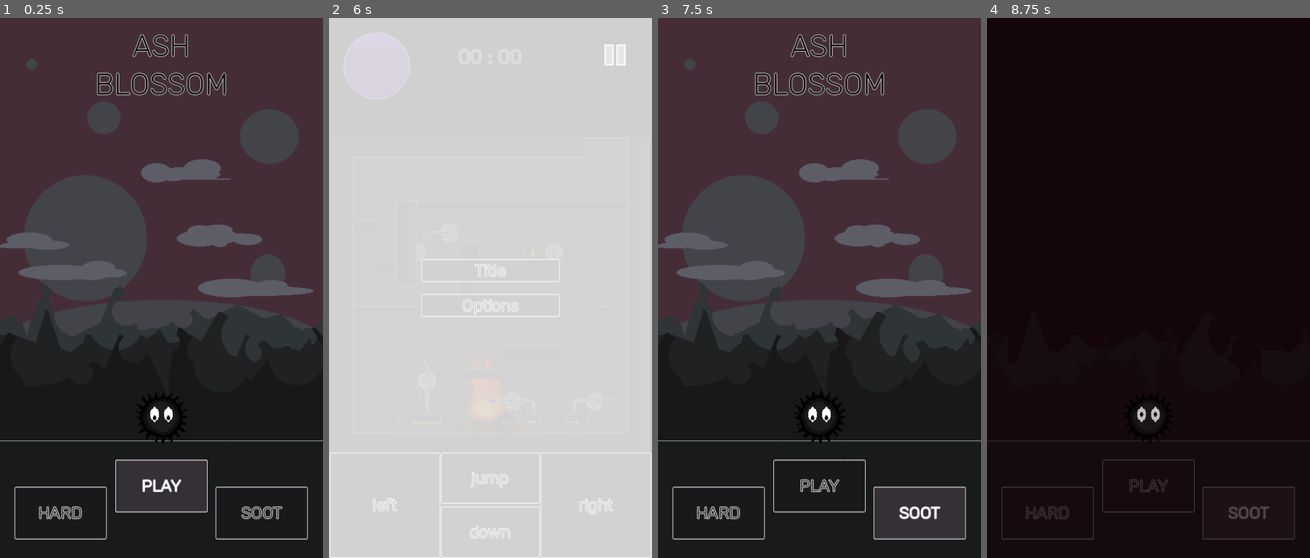
Above: before the commit, frames 1-4 (left to right).
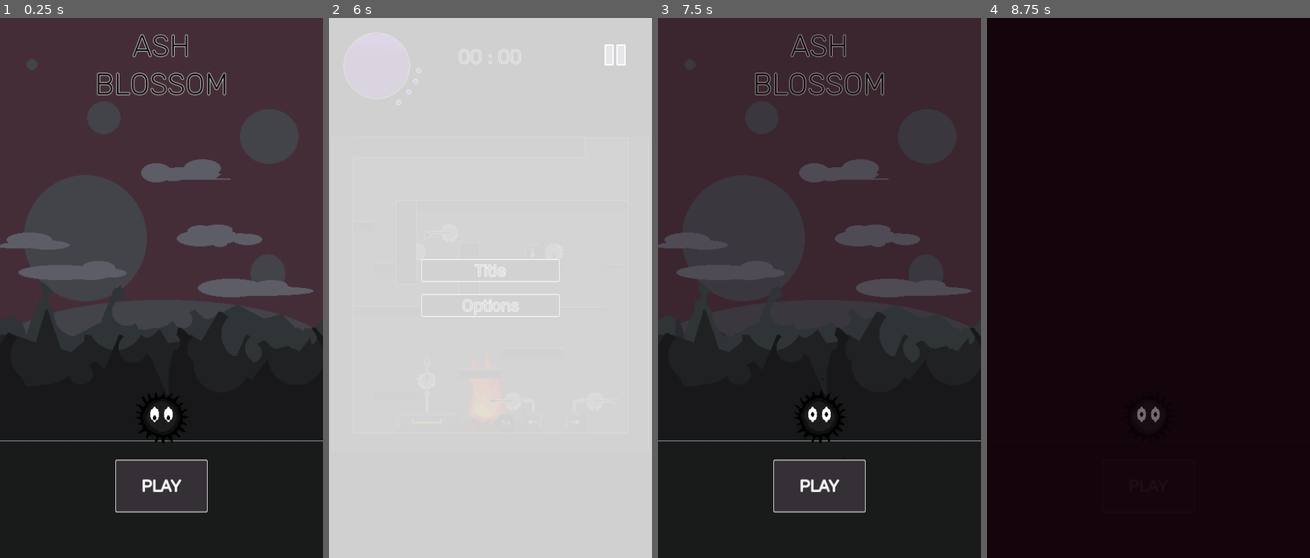
Above: after the commit, the same moments.

Repository: Arctia/42-GameJam
Game: Godot game, scene res://src/UI/title_screen.tscn
The game is run twice, just before and just after one commit, with the same random seed, the same clock (stepped at 60 frames per second) and the same inputs. Sound files missing from this copy of the repository are replaced by a short silence.
Inputs (mouse positions are in pixels of both pictures, inside the frame that each line leads up to):
- Up to frame 1 (0.25 s): no input
- Up to frame 2 (6 s): click "HARD" (after the commit: "PLAY") at 0.5 s; click "SOOT" (after the commit: "PLAY") at 1.25 s; click "PLAY" at 2 s; click "PLAY" at 2.75 s; click "skip" at 3.5 s; click "skip" at 4.25 s; hold Right (move_right) 5.03-5.75 s; hold Down (duck) 5.03-5.75 s; tap Space (jump) at 5.27 s; click (616, 55) at 5.75 s
- Up to frame 3 (7.5 s): click "Title" at 6.5 s; tap Enter at 7.25 s; hold Right (move_right) from 7.28 s (still down); tap Down (duck) at 7.35 s
- Up to frame 4 (8.75 s): tap Space (jump) at 7.52 s; release Right (move_right) at 8.03 s; hold A (move_left) from 8.03 s (still down); hold Down (duck) from 8.03 s (still down)

The runs differ from the first frame. In frame 1, 0.9% of the frame differs, in the area x 4-96%, y 86-97%; in frame 2, 0.8%; in frame 3, 6.1%, in the area x 4-96%, y 3-97%; in frame 4, 1.2%.

Commit message:
Savedata addition; some minor fixes

Diff:
--- a/HUD/hud.gd
+++ b/HUD/hud.gd
@@ -38,3 +38,6 @@
 
 func get_time():
 	return $TimerValue.text
+
+func get_time_secs() -> int:
+	return int($TimerValue.time)
--- a/src/UI/game_screen.gd
+++ b/src/UI/game_screen.gd
@@ -88,6 +88,7 @@
 
 func _move_game() -> void:
 	timestamp_endgame = HUD.get_time()
+	Game._beat_game_record(HUD.get_time_secs())
 	var tween = self.create_tween()
 	tween.tween_property(%Game, "position:x", %Game.position.x - 530, 1.8)
 	tween.set_ease(Tween.EASE_IN)
--- a/src/UI/game_screen.tscn
+++ b/src/UI/game_screen.tscn
@@ -17,6 +17,70 @@
 [ext_resource type="AudioStream" uid="uid://4vbdioniftte" path="res://sounds/sfx/jump.wav" id="13_vr5ji"]
 [ext_resource type="AudioStream" uid="uid://dhqcecgpou4oe" path="res://sounds/sfx/hurt.wav" id="14_8mjyg"]
 
+[sub_resource type="Animation" id="Animation_4tu3b"]
+resource_name = "GameOver"
+length = 4.0
+tracks/0/type = "value"
+tracks/0/imported = false
+tracks/0/enabled = true
+tracks/0/path = NodePath("GameOverRect:color")
+tracks/0/interp = 1
+tracks/0/loop_wrap = true
+tracks/0/keys = {
+"times": PackedFloat32Array(0, 2.5),
+"transitions": PackedFloat32Array(1, 1),
+"update": 0,
+"values": [Color(0, 0, 0, 0), Color(0.0784314, 0.0156863, 0.0470588, 1)]
+}
+tracks/1/type = "value"
+tracks/1/imported = false
+tracks/1/enabled = true
+tracks/1/path = NodePath("GameOverRect:visible")
+tracks/1/interp = 1
+tracks/1/loop_wrap = true
+tracks/1/keys = {
+"times": PackedFloat32Array(0.1),
+"transitions": PackedFloat32Array(1),
+"update": 1,
+"values": [true]
+}
+tracks/2/type = "value"
+tracks/2/imported = false
+tracks/2/enabled = true
+tracks/2/path = NodePath("HUD/LIFE:visible")
+tracks/2/interp = 1
+tracks/2/loop_wrap = true
+tracks/2/keys = {
+"times": PackedFloat32Array(0.1),
+"transitions": PackedFloat32Array(1),
+"update": 1,
+"values": [false]
+}
+tracks/3/type = "value"
+tracks/3/imported = false
+tracks/3/enabled = true
+tracks/3/path = NodePath("AudioStreamPlayer:volume_db")
+tracks/3/interp = 1
+tracks/3/loop_wrap = true
+tracks/3/keys = {
+"times": PackedFloat32Array(0, 2.5),
+"transitions": PackedFloat32Array(1, 1),
+"update": 0,
+"values": [0.0, -30.0]
+}
+tracks/4/type = "value"
+tracks/4/imported = false
+tracks/4/enabled = true
+tracks/4/path = NodePath("Node/fire:volume_db")
+tracks/4/interp = 1
+tracks/4/loop_wrap = true
+tracks/4/keys = {
+"times": PackedFloat32Array(0, 2.5),
+"transitions": PackedFloat32Array(1, 1),
+"update": 0,
+"values": [-3.0, -30.0]
+}
+
 [sub_resource type="Animation" id="Animation_fw3uj"]
 length = 0.001
 tracks/0/type = "value"
@@ -290,70 +354,6 @@
 "transitions": PackedFloat32Array(1),
 "update": 1,
 "values": [true]
-}
-
-[sub_resource type="Animation" id="Animation_4tu3b"]
-resource_name = "GameOver"
-length = 4.0
-tracks/0/type = "value"
-tracks/0/imported = false
-tracks/0/enabled = true
-tracks/0/path = NodePath("GameOverRect:color")
-tracks/0/interp = 1
-tracks/0/loop_wrap = true
-tracks/0/keys = {
-"times": PackedFloat32Array(0, 2.5),
-"transitions": PackedFloat32Array(1, 1),
-"update": 0,
-"values": [Color(0, 0, 0, 0), Color(0.0784314, 0.0156863, 0.0470588, 1)]
-}
-tracks/1/type = "value"
-tracks/1/imported = false
-tracks/1/enabled = true
-tracks/1/path = NodePath("GameOverRect:visible")
-tracks/1/interp = 1
-tracks/1/loop_wrap = true
-tracks/1/keys = {
-"times": PackedFloat32Array(0.1),
-"transitions": PackedFloat32Array(1),
-"update": 1,
-"values": [true]
-}
-tracks/2/type = "value"
-tracks/2/imported = false
-tracks/2/enabled = true
-tracks/2/path = NodePath("HUD/LIFE:visible")
-tracks/2/interp = 1
-tracks/2/loop_wrap = true
-tracks/2/keys = {
-"times": PackedFloat32Array(0.1),
-"transitions": PackedFloat32Array(1),
-"update": 1,
-"values": [false]
-}
-tracks/3/type = "value"
-tracks/3/imported = false
-tracks/3/enabled = true
-tracks/3/path = NodePath("AudioStreamPlayer:volume_db")
-tracks/3/interp = 1
-tracks/3/loop_wrap = true
-tracks/3/keys = {
-"times": PackedFloat32Array(0, 2.5),
-"transitions": PackedFloat32Array(1, 1),
-"update": 0,
-"values": [0.0, -30.0]
-}
-tracks/4/type = "value"
-tracks/4/imported = false
-tracks/4/enabled = true
-tracks/4/path = NodePath("Node/fire:volume_db")
-tracks/4/interp = 1
-tracks/4/loop_wrap = true
-tracks/4/keys = {
-"times": PackedFloat32Array(0, 2.5),
-"transitions": PackedFloat32Array(1, 1),
-"update": 0,
-"values": [-3.0, -30.0]
 }
 
 [sub_resource type="AnimationLibrary" id="AnimationLibrary_0yilx"]
@@ -539,6 +539,9 @@
 unique_name_in_owner = true
 layout_mode = 1
 
+[node name="gamebuttons" parent="HUD" index="6"]
+visible = false
+
 [node name="Node" type="Node" parent="."]
 process_mode = 3
 
--- a/src/UI/title_screen.gd
+++ b/src/UI/title_screen.gd
@@ -2,13 +2,19 @@
 
 func _ready():
 	$CenterContainer/btn_start_game.grab_focus()
+	_set_modes(Game.get_unlocks())
 
 func _start_game(mode:int=0):
-	if mode == 1: Game.hard_mode = true
-	elif mode == 2: Game.god_mode = true
+	if mode == 0: Game.hard_mode = false; Game.god_mode = false
+	if mode == 1: Game.hard_mode = true; Game.god_mode = false
+	elif mode == 2: Game.hard_mode = false; Game.god_mode = true
 	$AnimationPlayer.play("flashing")
 	$Node2D/ash/AnimationPlayer.play("LookAtMe")
 #	$Node2D/ash/AnimationPlayer.seek(0.3)
 
 func _on_animation_player_animation_finished(_anim_name):
 	get_tree().change_scene_to_file("res://src/UI/prologue.tscn")
+
+func _set_modes(modes:int=0):
+	if modes > 1: $CenterContainer3/btn_soot_game.visible = true
+	if modes > 0: $CenterContainer2/btn_hard_game.visible = true
--- a/src/UI/title_screen.tscn
+++ b/src/UI/title_screen.tscn
@@ -254,8 +254,9 @@
 grow_horizontal = 2
 grow_vertical = 0
 
-[node name="btn_start_game" type="Button" parent="CenterContainer2"]
+[node name="btn_hard_game" type="Button" parent="CenterContainer2"]
 process_mode = 3
+visible = false
 custom_minimum_size = Vector2(120, 80)
 layout_mode = 2
 text = "HARD"
@@ -273,8 +274,9 @@
 grow_horizontal = 2
 grow_vertical = 0
 
-[node name="btn_start_game" type="Button" parent="CenterContainer3"]
+[node name="btn_soot_game" type="Button" parent="CenterContainer3"]
 process_mode = 3
+visible = false
 custom_minimum_size = Vector2(120, 80)
 layout_mode = 2
 text = "SOOT"
@@ -353,7 +355,7 @@
 stream = ExtResource("5_e1kme")
 autoplay = true
 
-[connection signal="pressed" from="CenterContainer/btn_start_game" to="." method="_start_game"]
-[connection signal="pressed" from="CenterContainer2/btn_start_game" to="." method="_start_game" binds= [1]]
-[connection signal="pressed" from="CenterContainer3/btn_start_game" to="." method="_start_game" binds= [2]]
+[connection signal="pressed" from="CenterContainer/btn_start_game" to="." method="_start_game" binds= [0]]
+[connection signal="pressed" from="CenterContainer2/btn_hard_game" to="." method="_start_game" binds= [1]]
+[connection signal="pressed" from="CenterContainer3/btn_soot_game" to="." method="_start_game" binds= [2]]
 [connection signal="animation_finished" from="AnimationPlayer" to="." method="_on_animation_player_animation_finished"]
--- a/src/game.gd
+++ b/src/game.gd
@@ -8,3 +8,52 @@
 	if not pausable:
 		return false
 	return true
+
+func _ready():
+	_load()
+
+# ---------------------------------------------------------------------------- #
+# --- Data File stuff
+
+var savedata = {
+	"path": "user://savedata",
+	"best_times": {
+		"normal": 999999,
+		"hard": 999999,
+		"god": 999999
+	},
+	"mode_unlocked": 0
+}
+
+func _load() -> void:
+	if not FileAccess.file_exists(savedata.path):
+		return
+	var file = FileAccess.open(savedata.path, FileAccess.READ)
+	savedata = file.get_var()
+	print("[DATA  ]: load successfull")
+
+func _save() -> void:
+	var file = FileAccess.open(savedata.path, FileAccess.WRITE)
+	file.store_var(savedata)
+	print("[DATA  ]: save success")
+
+func beat_game(mode:String, secs:int) -> bool:
+	if not savedata.mode_unlocked > 1:
+		if mode == "hard": savedata.mode_unlocked = 2
+		elif mode == "normal": savedata.mode_unlocked = 1
+	if savedata.best_times[mode] > secs:
+		savedata.best_times[mode] = secs
+		return true
+	return false
+
+func _beat_game_record(time_in_secs:int=999999) -> bool:
+	var mode:String = "normal"
+	if hard_mode: mode = "hard"
+	if god_mode: mode = "god"
+	print("[GAME END]: " + mode + " mode in " + str(time_in_secs) + " secs")
+	var record:bool = beat_game(mode, time_in_secs)
+	_save()
+	return record
+
+func get_unlocks() -> int:
+	return savedata.mode_unlocked
